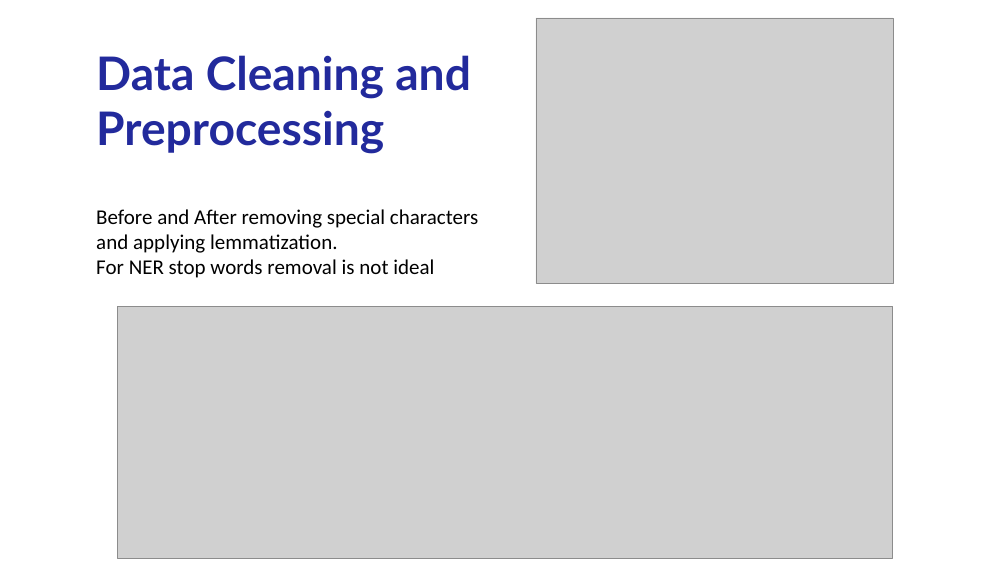
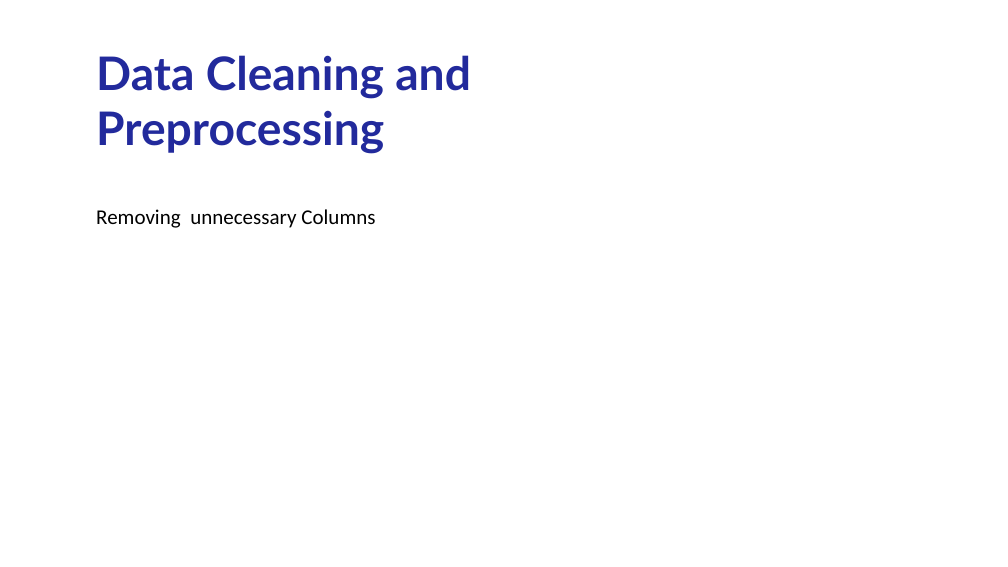
Before and after one commit to mk7890/Resume-Parsing-System, a slide deck: slide 7 of ResumeParserSystem_Presentation.pptx. Drawn at 1008x567 pixels with LibreOffice and Linux fonts; fonts in the diff are those of the drawing; grey boxes stand for pictures; background and template pictures are left out. Boxes give left, top, right and bottom in pixels: in the first picture for what was removed or moved away, otherwise in the second. Text is boxed around its words. In the diff, an @@ line names an element or a change of style, - is before the commit and + after.

```diff
--- a/ResumeParserSystem_Presentation.pptx
+++ b/ResumeParserSystem_Presentation.pptx
@@ picture removed at <box>536,18,893,284</box> @@
@@ text at <box>96,209,375,228</box>: text changed @@
-Before and After removing special characters
-and applying lemmatization.
-For NER stop words removal is not ideal
+Removing unnecessary Columns
@@ picture removed at <box>117,306,893,558</box> @@
```
Also in this commit, not shown: 8 other slides changed, 16 slides added, 10 slides removed.
